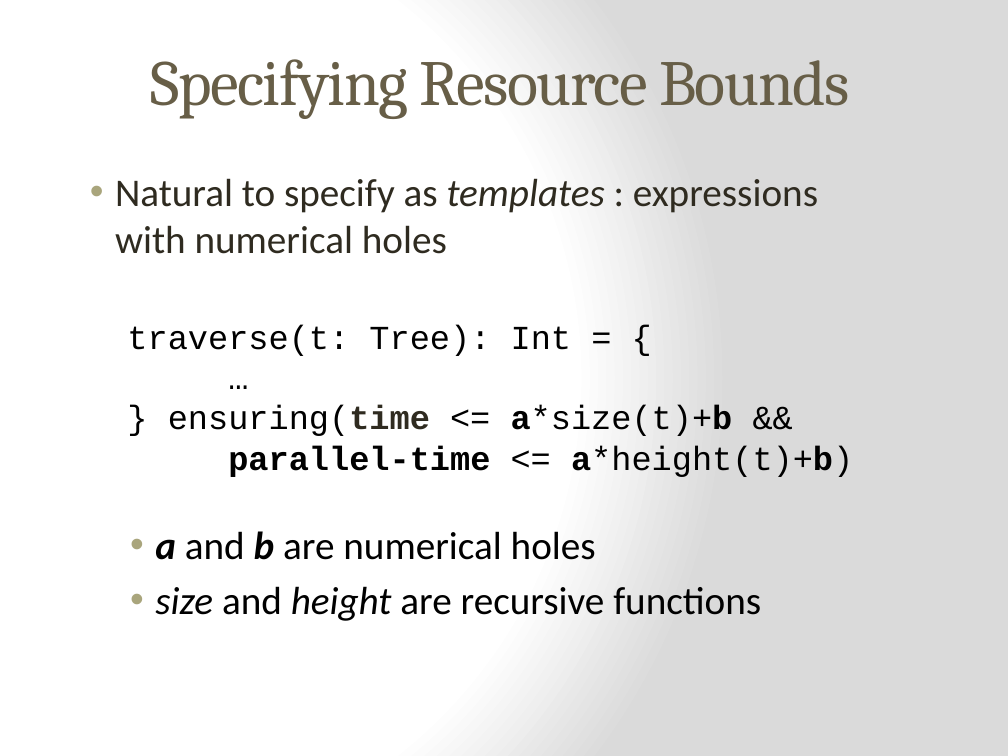
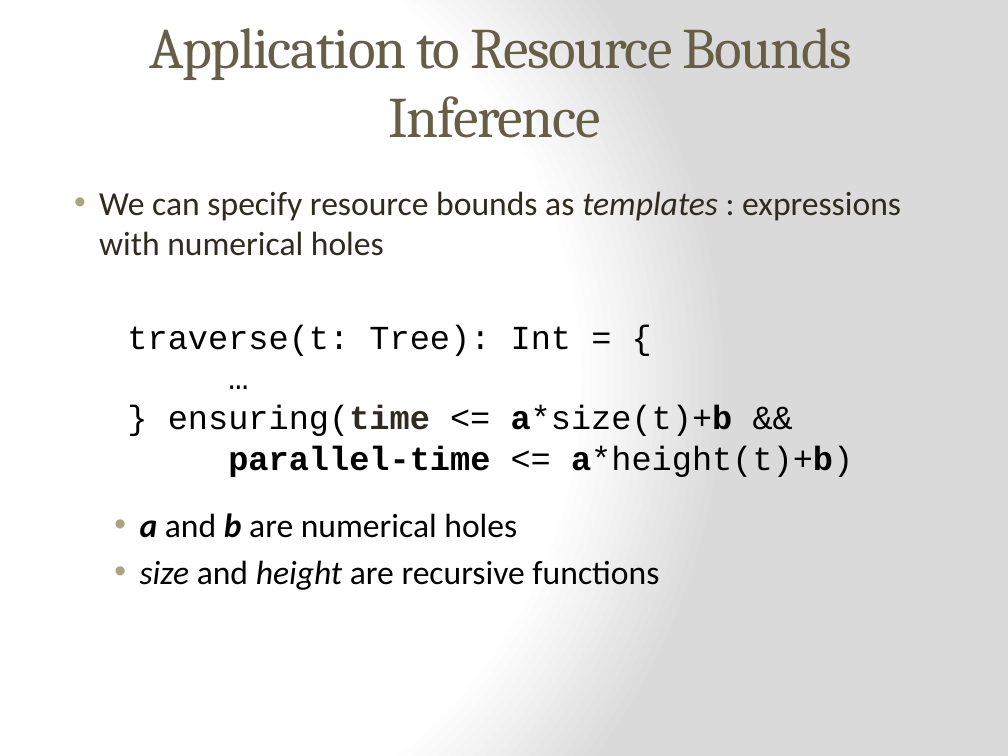
Before and after one commit to epfl-lara/leon, a slide deck: slide 22 of slides/Invariant&BoundInference.pptx (slide 15 before the commit). Drawn at 1008x756 pixels with LibreOffice and Linux fonts; fonts in the diff are those of the drawing. Boxes give left, top, right and bottom in pixels: in the first picture for what was removed or moved away, otherwise in the second. Text is boxed around its words. In the diff, an @@ line names an element or a change of style, - is before the commit and + after.

```diff
--- a/slides/Invariant&BoundInference.pptx
+++ b/slides/Invariant&BoundInference.pptx
@@ title at (149,28,853,138): text changed; size 46 to 41 pt @@
-Specifying Resource Bounds
+Application to Resource Bounds Inference
@@ text "We can specify resource bounds ...": place and size @@
-text "We can specify resource bounds ..." at (115,178,818,621)
+text "We can specify resource bounds ..." at (99,191,901,590)
@@ text at (99,191,901,256): text changed; size 28 to 24 pt @@
-• Natural to specify as templates : expressions with numerical holes
+• We can specify resource bounds as templates : expressions with numerical holes
@@ text at (140,513,659,590): size 28 to 24 pt in "a and b are numerical holes", "size and height are recursive functions" @@
```
Also in this commit, not shown: 8 other slides changed, 7 slides added, 11 slides removed.
